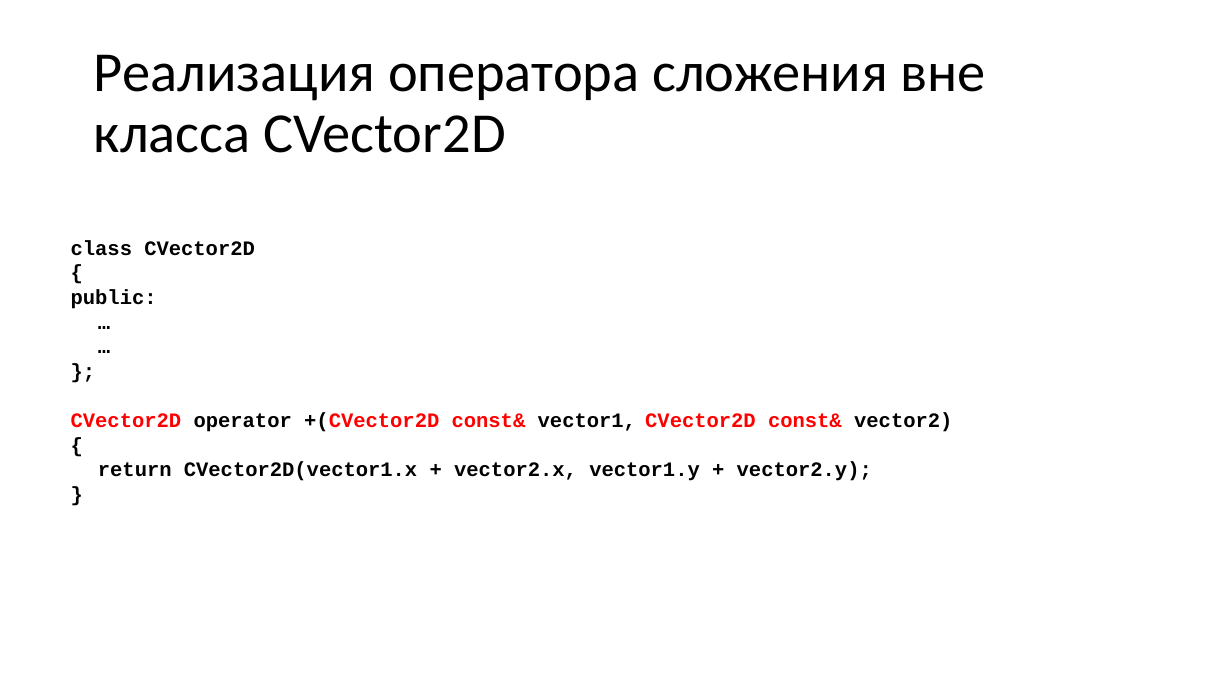
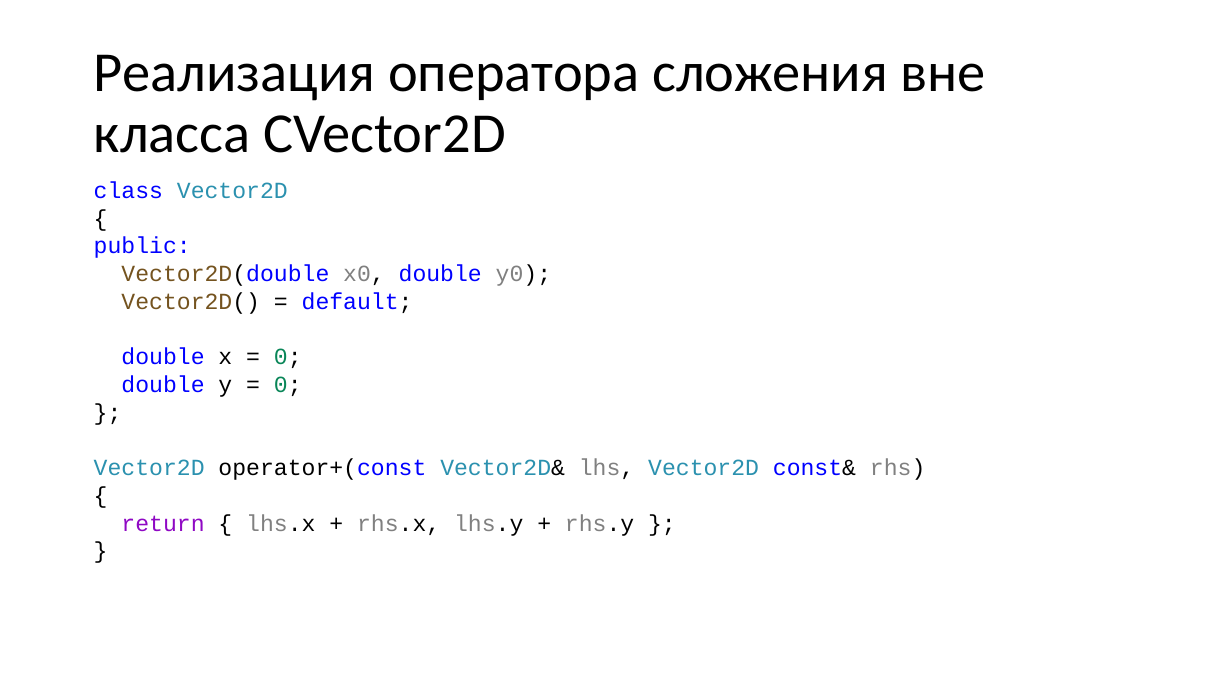
Before and after one commit to alexey-malov/oop, a slide deck: slide 13 of lectures/04/Дружественные функции и классы. Перегрузка операций.pptx (slide 19 before the commit). Drawn at 1232x693 pixels with LibreOffice and Linux fonts; fonts in the diff are those of the drawing. Boxes give left, top, right and bottom in pixels: in the first picture for what was removed or moved away, otherwise in the second. Text is boxed around its words. In the diff, an @@ line names an element or a change of style, - is before the commit and + after.

```diff
--- a/lectures/04/Дружественные функции и классы. Перегрузка операций.pptx
+++ b/lectures/04/Дружественные функции и классы. Перегрузка операций.pptx
@@ text "class Vector2D": place and size @@
-text "class Vector2D" at [71, 240, 952, 481]
+text "class Vector2D" at [94, 181, 925, 536]
@@ text at [94, 181, 288, 199]: text changed; size 16 to 18 pt; text colour #000000 to #2B91AF; bold off @@
-class CVector2D
+class Vector2D
@@ text at [94, 237, 191, 258]: size 16 to 18 pt, bold off in "{", "public:", "};", "{" and 1 more places; text colour #000000 to #0000FF in "public:" @@
@@ text at [121, 264, 551, 397]: text changed; size 16 to 18 pt; text colour #000000 to #0000FF; bold off @@
-…
-…
+Vector2D(double x0, double y0);
+Vector2D() = default;
+double x = 0;
+double y = 0;
@@ text at [94, 458, 925, 480]: text changed; size 16 to 18 pt; text colour #FF0000 to #2B91AF; bold off @@
-CVector2D operator +(CVector2D const& vector1, CVector2D const& vector2)
+Vector2D operator+(const Vector2D& lhs, Vector2D const& rhs)
@@ text at [121, 514, 634, 536]: text changed; size 16 to 18 pt; bold off @@
-return CVector2D(vector1.x + vector2.x, vector1.y + vector2.y);
+return { lhs.x + rhs.x, lhs.y + rhs.y };
```
Also in this commit, not shown: 27 other slides changed, 6 slides added, 17 slides removed.
